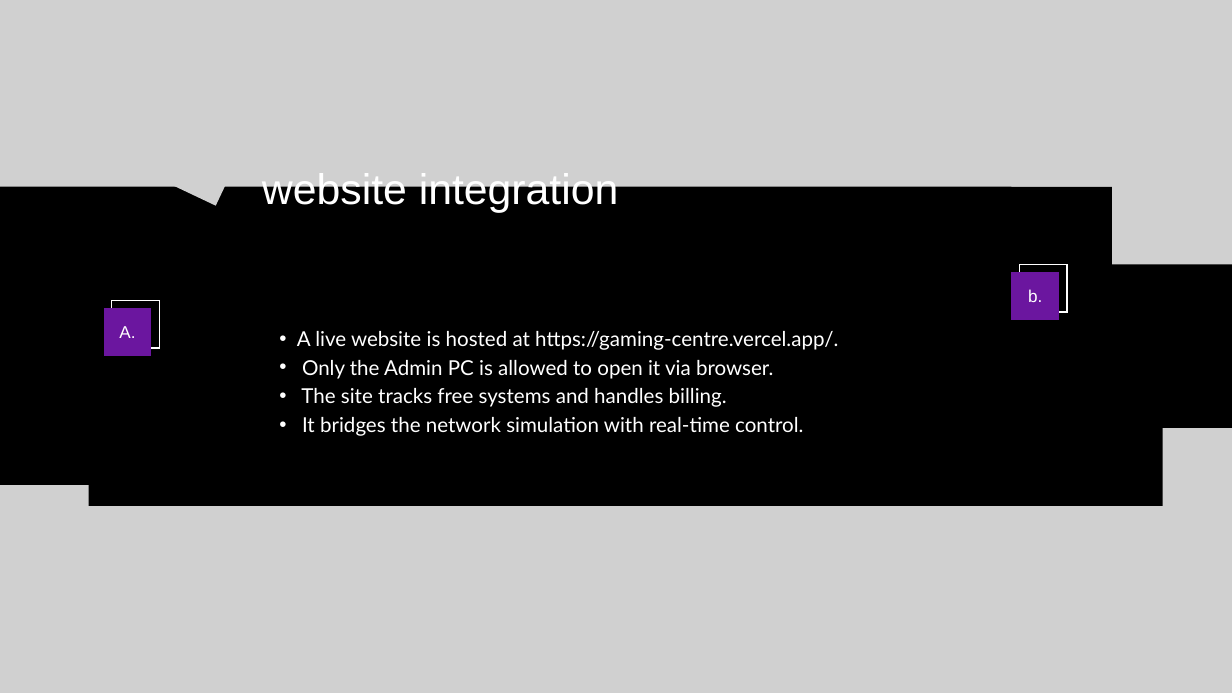
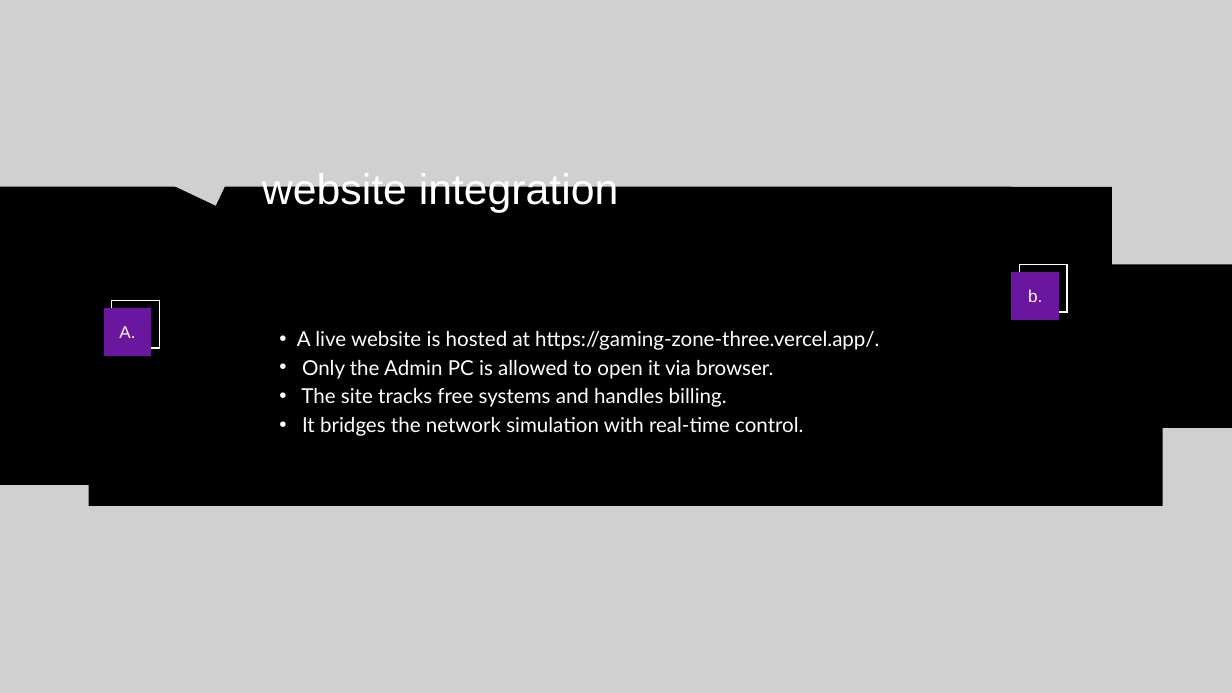
Before and after one commit to virasith05/Computer-Networks, a slide deck: slide 7 of PPT.pptx. Drawn at 1232x693 pixels with LibreOffice and Linux fonts; fonts in the diff are those of the drawing; grey boxes stand for pictures. Boxes give left, top, right and bottom in pixels: in the first picture for what was removed or moved away, otherwise in the second. Text is boxed around its words. In the diff, an @@ line names an element or a change of style, - is before the commit and + after.

Commit message:
ppt

```diff
--- a/PPT.pptx
+++ b/PPT.pptx
@@ text at (x1=297, y1=331, x2=879, y2=350): text changed @@
-  • A live website is hosted at https://gaming-centre.vercel.app/.
+  • A live website is hosted at https://gaming-zone-three.vercel.app/.
```
Also in this commit, not shown: 4 other slides changed, 1 other file.
